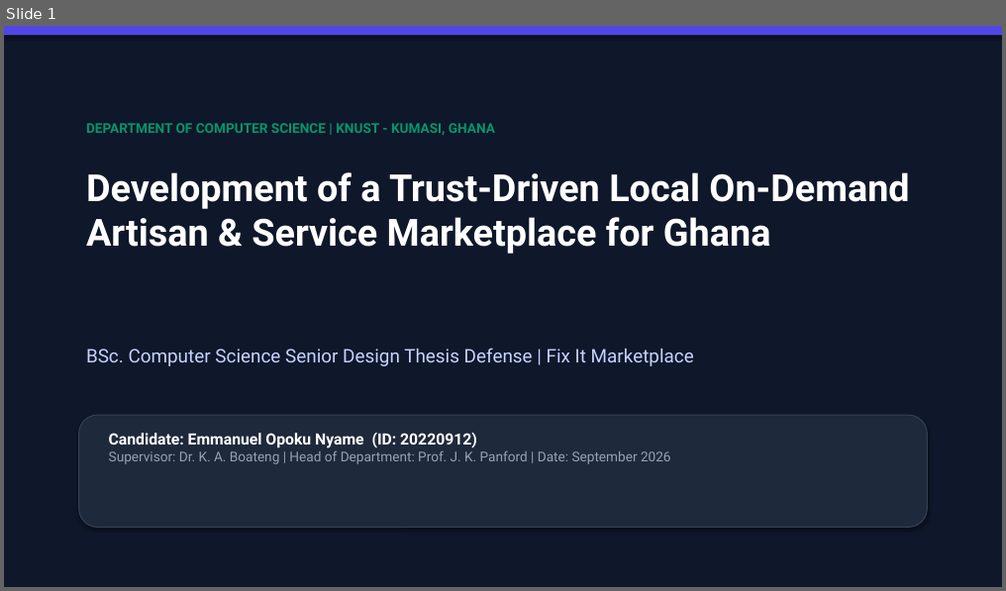
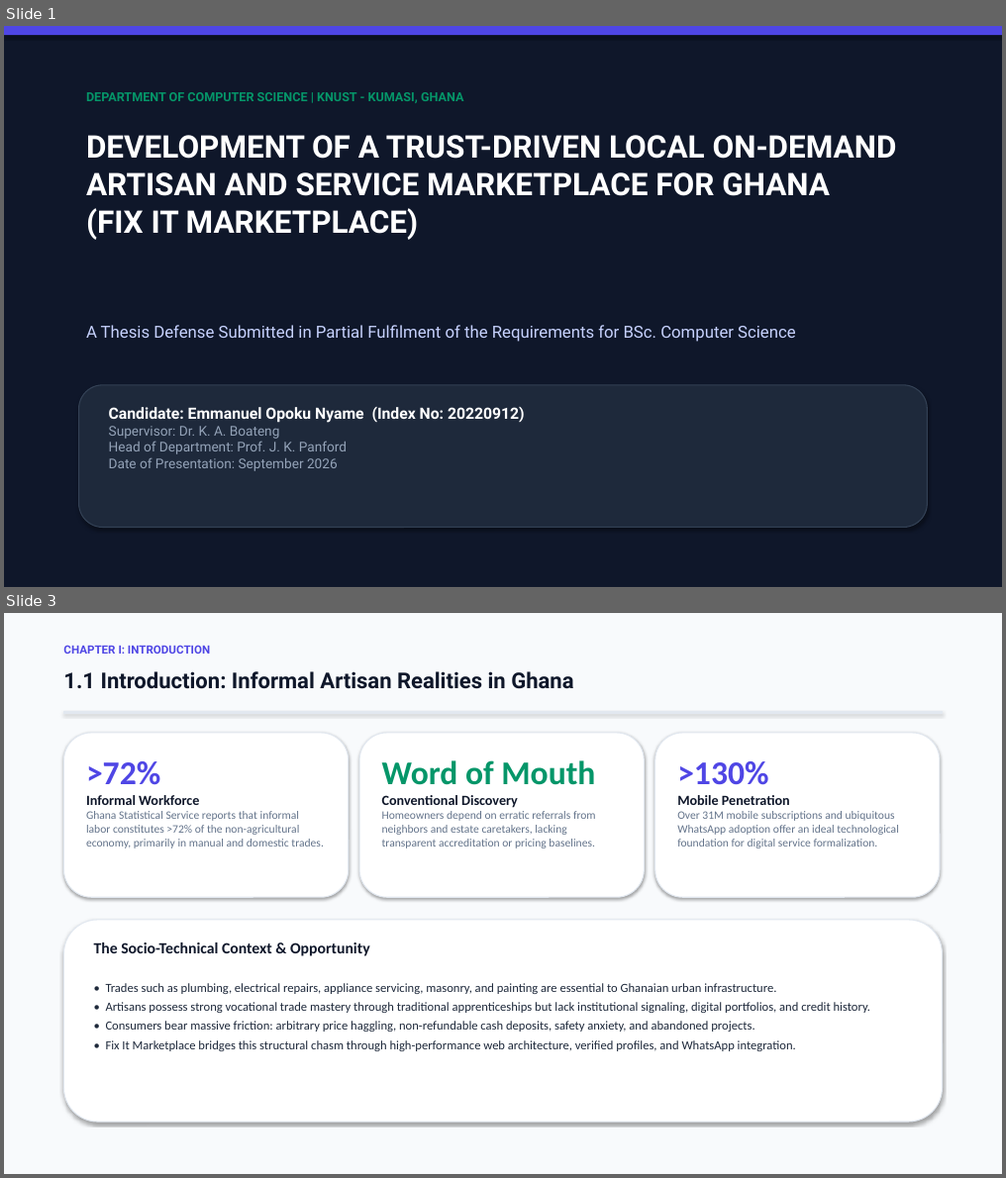
Before and after one commit to emperiumsoul/fix-it-marketplace, a slide deck: Fix_It_Marketplace_Defense_Presentation.pptx. Shown one above the other, each under a label of ours: slide 1 before the commit, slides 1 and 3 after it; the slides between them are not shown. The pictures are 1006x591 and 1006x1178 pixels, drawn with LibreOffice and Linux fonts; fonts in the diff are those of the drawing. Boxes give left, top, right and bottom in pixels: in the first picture for what was removed or moved away, otherwise in the second. Text is boxed around its words. In the diff, an @@ line names an element or a change of style, - is before the commit and + after.

Commit message:
docs: align defense presentation slide deck directly to departmental thesis layout template (21 widescreen slides)

```diff
--- a/Fix_It_Marketplace_Defense_Presentation.pptx
+++ b/Fix_It_Marketplace_Defense_Presentation.pptx
@@ slide 3 added at [4, 613, 1002, 1174], background #F8FAFC @@
@@ text added at [63, 645, 210, 654], 11 pt, text #4F46E5, bold @@
+CHAPTER I: INTRODUCTION
@@ text added at [63, 671, 573, 689], 21 pt, text #0F172A, bold @@
+1.1 Introduction: Informal Artisan Realities in Ghana
@@ rectangle added at [63, 712, 943, 713], fill #E2E8F0, outline #E2E8F0 0.75 pt @@
@@ rounded rectangle added at [63, 733, 349, 897], fill #FFFFFF, outline #E2E8F0 1 pt @@
@@ rounded rectangle added at [359, 733, 645, 897], fill #FFFFFF, outline #E2E8F0 1 pt @@
@@ text added at [382, 761, 596, 849], 11 pt, text #64748B @@
+Word of Mouth
+Conventional Discovery
+Homeowners depend on erratic referrals from neighbors and estate caretakers, lacking transparent accreditation or pricing baselines.
@@ rounded rectangle added at [655, 733, 940, 897], fill #FFFFFF, outline #E2E8F0 1 pt @@
@@ text added at [86, 761, 324, 849], 11 pt, text #64748B @@
+>72%
+Informal Workforce
+Ghana Statistical Service reports that informal labor constitutes >72% of the non-agricultural economy, primarily in manual and domestic trades.
@@ text added at [677, 761, 898, 849], 11 pt, text #64748B @@
+>130%
+Mobile Penetration
+Over 31M mobile subscriptions and ubiquitous WhatsApp adoption offer an ideal technological foundation for digital service formalization.
@@ rounded rectangle added at [63, 920, 943, 1122], fill #FFFFFF, outline #E2E8F0 1 pt @@
@@ text added at [94, 943, 870, 1052], 12 pt, text #1E293B @@
+The Socio-Technical Context & Opportunity
+• Trades such as plumbing, electrical repairs, appliance servicing, masonry, and painting are essential to Ghanaian urban infrastructure.
+• Artisans possess strong vocational trade mastery through traditional apprenticeships but lack institutional signaling, digital portfolios, and credit history.
+• Consumers bear massive friction: arbitrary price haggling, non-refundable cash deposits, safety anxiety, and abandoned projects.
+• Fix It Marketplace bridges this structural chasm through high-performance web architecture, verified profiles, and WhatsApp integration.
@@ slide 1 changed as well @@
@@ text "DEPARTMENT OF COMPUTER SCIENCE | ...": place and size @@
-text "DEPARTMENT OF COMPUTER SCIENCE | ..." at [86, 123, 495, 135]
+text "DEPARTMENT OF COMPUTER SCIENCE | ..." at [86, 92, 464, 103]
@@ text "DEPARTMENT OF COMPUTER SCIENCE | ..." at [86, 92, 464, 103]: size 13 to 12 pt @@
@@ text at [86, 135, 897, 240]: text changed; size 36 to 30 pt @@
-Development of a Trust-Driven Local On-Demand Artisan & Service Marketplace for Ghana
+DEVELOPMENT OF A TRUST-DRIVEN LOCAL ON-DEMAND ARTISAN AND SERVICE MARKETPLACE FOR GHANA
+(FIX IT MARKETPLACE)
@@ text at [86, 325, 796, 342]: text changed; size 18 to 16 pt @@
-BSc. Computer Science Senior Design Thesis Defense | Fix It Marketplace
+A Thesis Defense Submitted in Partial Fulfilment of the Requirements for BSc. Computer Science
@@ rounded rectangle: place and size @@
-rounded rectangle at [79, 415, 927, 528]
+rounded rectangle at [79, 385, 927, 528]
@@ text at [109, 407, 525, 472]: text changed @@
-Candidate: Emmanuel Opoku Nyame (ID: 20220912)
-Supervisor: Dr. K. A. Boateng | Head of Department: Prof. J. K. Panford | Date: September 2026
+Candidate: Emmanuel Opoku Nyame (Index No: 20220912)
+Supervisor: Dr. K. A. Boateng
+Head of Department: Prof. J. K. Panford
+Date of Presentation: September 2026
```
Also in this commit, not shown: 5 other slides changed, 14 other slides added, 13 slides removed, 1 other file.
